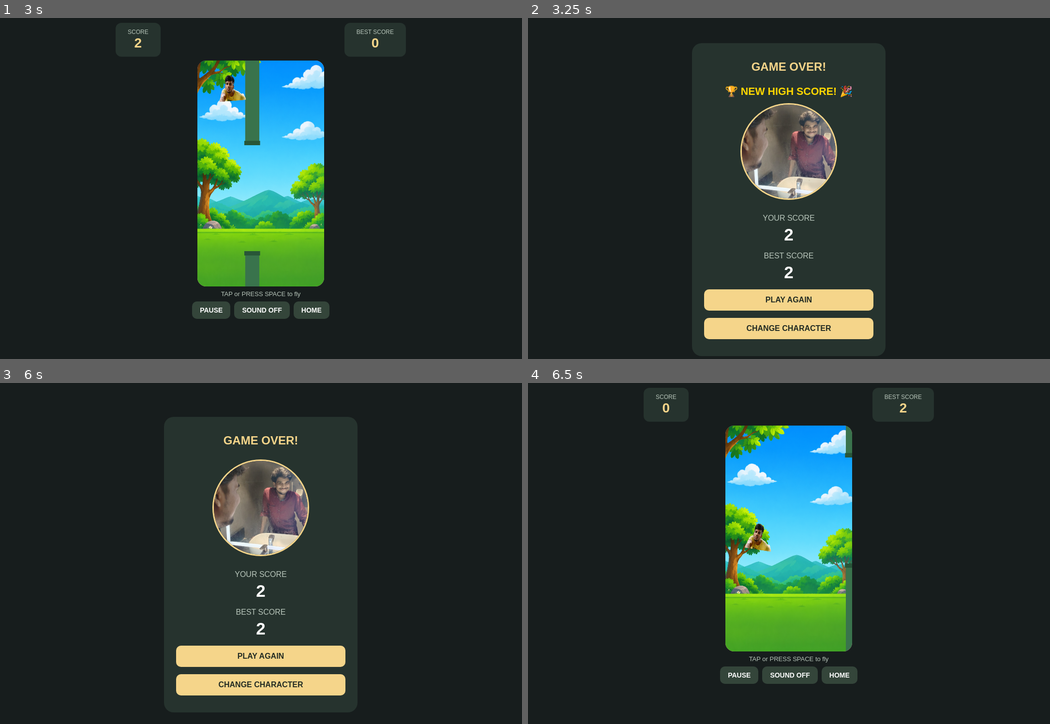
Above: before the commit, frames 1-4 (two rows, left to right).
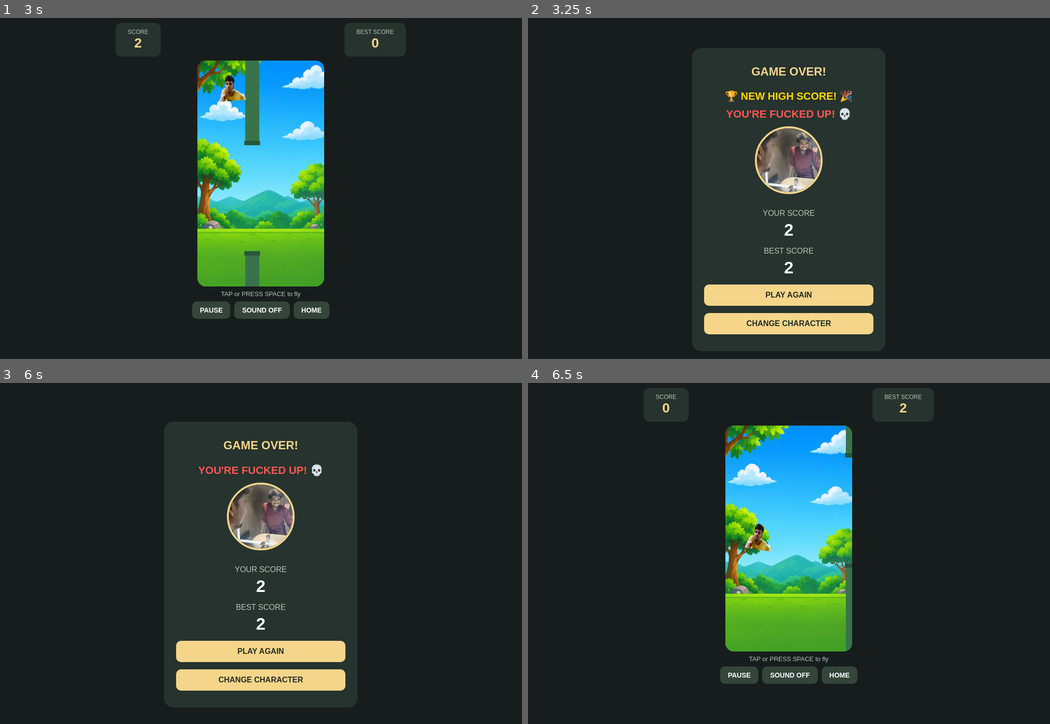
Above: after the commit, the same moments.

Repository: Balarajup987/skybound-escape
Game: browser game, page index.html
Two runs of this game, one before a commit and one after it. Both use one fixed random seed, a clock stepped at 60 frames per second and the inputs below.
Inputs (mouse positions are in pixels of both pictures, inside the frame that each line leads up to):
- Up to frame 1 (3 s): click (261, 178) at 0.27 s; click "START GAME" at 0.52 s; tap Space at 0.77, 1.1, 1.6, 2.1, 2.6 s; click "SOUND ON" at 2.02 s
- Up to frame 2 (3.25 s): tap Space at 3.1 s
- Up to frame 3 (6 s): click "PLAY AGAIN" at 3.27 s; tap Space every 0.5 s from 3.6 to 5.6 s; click "PAUSE" at 4.52 s; click "RESUME" at 4.77 s
- Up to frame 4 (6.5 s): tap Space at 6.1 s; click "PLAY AGAIN" at 6.27 s

Frame 1 is identical in both runs. In frame 2, 6.7% of the frame differs, in the area x 33-67%, y 13-95%; in frame 3, 6.2%; in frame 4, nothing differs.

Commit message:
Increase game over image on mobile

Diff:
--- a/css/game.css
+++ b/css/game.css
@@ -211,12 +211,19 @@
     }
 }
 .game-over-character {
-    width: 200px;
-    height: 200px;
+    width: 140px;
+    height: 140px;
     object-fit: cover;
     border-radius: 50%;
-    border: 3px solid #f5d58a;
-    margin-bottom: 10px;
+    border: 4px solid #f5d58a;
+    margin-bottom: 12px;
+}
+
+#loseMessage {
+    color: #ff5555;
+    font-size: 22px;
+    margin: 12px 0;
+    font-weight: bold;
 }
 
 /* Mobile responsive design */
@@ -287,10 +294,18 @@
     }
 
     .game-over-character {
-        width: 75px;
-        height: 75px;
-    }
-
+    width: 100%;
+    height: 150px;
+    object-fit: contain;
+    border-radius: 14px;
+    border: 3px solid #f5d58a;
+    margin-bottom: 12px;
+}
+@media (max-width: 600px) {
+    .game-over-character {
+        height: 110px;
+    }
+}
     .game-over-container h1 {
         font-size: 25px;
     }
@@ -320,3 +335,20 @@
         transform: scale(1.08);
     }
 }
+
+@media (max-width: 600px) {
+    .game-over-container {
+        width: 95%;
+        max-width: 420px;
+        padding: 20px 15px;
+    }
+
+    .game-over-character {
+        width: 100%;
+        height: 220px;
+        object-fit: contain;
+        border-radius: 14px;
+        display: block;
+        margin: 0 auto 15px;
+    }
+}
--- a/index.html
+++ b/index.html
@@ -95,6 +95,7 @@
         <h2 id="newHighScoreMessage" class="hidden">
     🏆 NEW HIGH SCORE! 🎉
 </h2>
+<h2 id="loseMessage">YOU'RE FUCKED UP! 💀</h2>
 
         <img
             id="gameOverCharacterImage"
--- a/js/game.js
+++ b/js/game.js
@@ -56,6 +56,8 @@
 // Start game
 export function startGame(character) {
     if (!character) return;
+    gameOverMusic.pause();
+    gameOverMusic.currentTime = 0;
 
     cancelAnimationFrame(animationId);
 
@@ -129,6 +131,13 @@
     running = false;
     paused = false;
 
+    // Play Game Over music
+gameOverMusic.currentTime = 0;
+
+if (soundEnabled) {
+    gameOverMusic.play().catch(console.error);
+}
+
     cancelAnimationFrame(animationId);
 
     backgroundMusic.pause();
@@ -196,10 +205,23 @@
         : "SOUND OFF";
 
     if (soundEnabled) {
-        if (running && !paused) {
-            backgroundMusic.play().catch(console.error);
-        }
+       if (running && !paused) {
+    backgroundMusic.play().catch(console.error);
+} else if (!running) {
+    const gameOverScreen = document.getElementById("gameOverScreen");
+
+    if (!gameOverScreen.classList.contains("hidden")) {
+        gameOverMusic.play().catch(console.error);
+    }
+}
     } else {
         backgroundMusic.pause();
-    }
-}
+         gameOverMusic.pause();
+    }
+}
+const gameOverMusic = new Audio(
+    "./assets/sounds/gameover-song.mp3"
+);
+
+gameOverMusic.loop = false;
+gameOverMusic.volume = 0.5;
Not shown, added: assets/sounds/gameover-song.mp3
